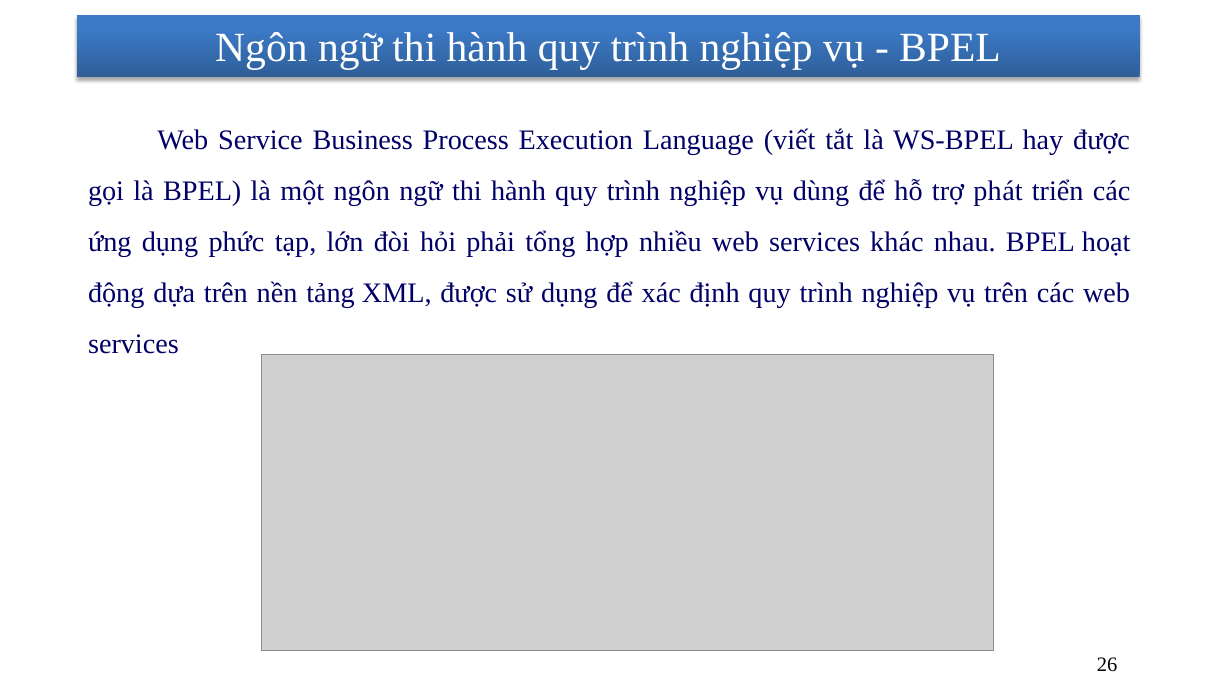
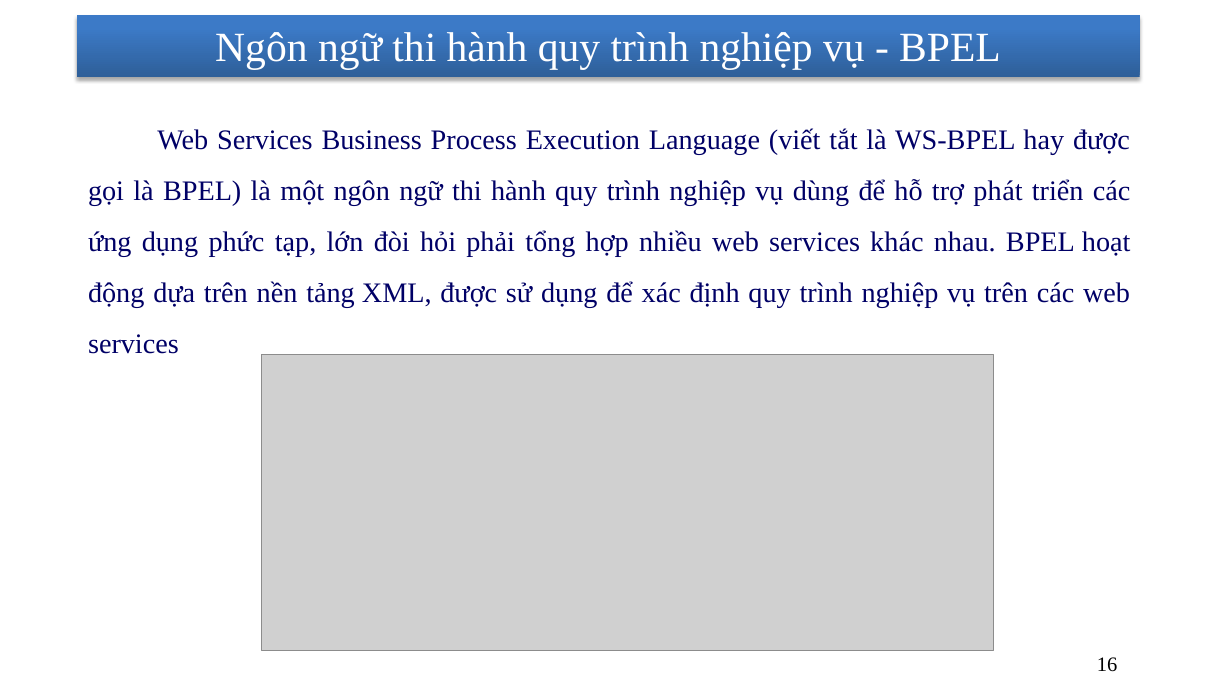
Before and after one commit to nhanhnt/LUANVAN, a slide deck: slide 16 of WORD/luanvan_nhanhnt_ver7.pptx (slide 26 before the commit). Drawn at 1232x693 pixels with LibreOffice and Linux fonts; fonts in the diff are those of the drawing; grey boxes stand for pictures; background and template pictures are left out. Boxes give left, top, right and bottom in pixels: in the first picture for what was removed or moved away, otherwise in the second. Text is boxed around its words. In the diff, an @@ line names an element or a change of style, - is before the commit and + after.

```diff
--- a/WORD/luanvan_nhanhnt_ver7.pptx
+++ b/WORD/luanvan_nhanhnt_ver7.pptx
@@ text at [88, 128, 1131, 354]: text changed @@
-    Web Service Business Process Execution Language (viết tắt là WS-BPEL hay được gọi là BPEL) là một ngôn ngữ thi hành quy trình nghiệp vụ dùng để hỗ trợ phát triển các ứng dụng phức tạp, lớn đòi hỏi phải tổng hợp nhiều web services khác nhau. BPEL hoạt động dựa trên nền tảng XML, được sử dụng để xác định quy trình nghiệp vụ trên các web services
+    Web Services Business Process Execution Language (viết tắt là WS-BPEL hay được gọi là BPEL) là một ngôn ngữ thi hành quy trình nghiệp vụ dùng để hỗ trợ phát triển các ứng dụng phức tạp, lớn đòi hỏi phải tổng hợp nhiều web services khác nhau. BPEL hoạt động dựa trên nền tảng XML, được sử dụng để xác định quy trình nghiệp vụ trên các web services
@@ page number at [1097, 657, 1117, 672]: text changed @@
-26
+16
```
Also in this commit, not shown: 5 other slides changed, 14 slides removed.
